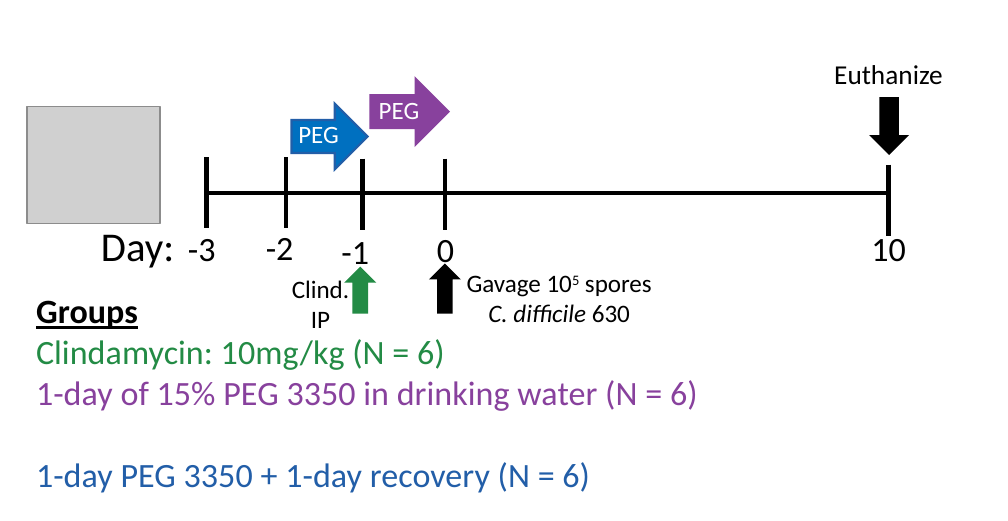
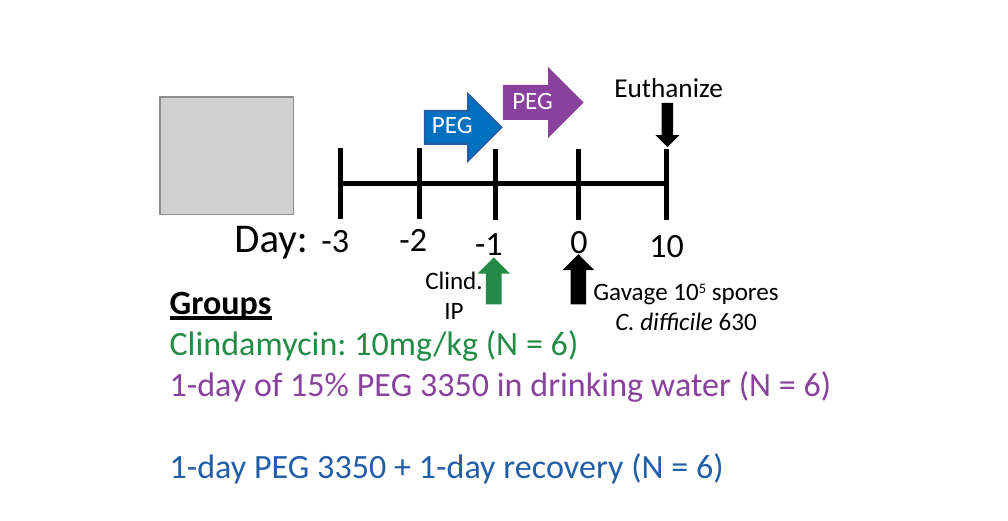
Before and after one commit to SchlossLab/Tomkovich_PEG3350_mSphere_2021, a slide deck: slide 1 of results/figures/1_Day_PEG_Schematic.pptx. Drawn at 1008x521 pixels with LibreOffice and Linux fonts; fonts in the diff are those of the drawing; grey boxes stand for pictures. Boxes give left, top, right and bottom in pixels: in the first picture for what was removed or moved away, otherwise in the second. Text is boxed around its words. In the diff, an @@ line names an element or a change of style, - is before the commit and + after.

```diff
--- a/results/figures/1_Day_PEG_Schematic.pptx
+++ b/results/figures/1_Day_PEG_Schematic.pptx
@@ text "Euthanize": place and size @@
-text "Euthanize" at box(834, 65, 943, 85)
+text "Euthanize" at box(614, 78, 723, 98)
@@ text "PEG": place and size @@
-text "PEG" at box(298, 127, 339, 143)
+text "PEG" at box(512, 93, 553, 109)
@@ down arrow: place and size @@
-down arrow at box(872, 98, 907, 153)
+down arrow at box(657, 104, 676, 146)
@@ line moved from (889, 164) - (889, 236) to (666, 149) - (666, 221) @@
@@ line moved from (207, 193) - (889, 193) to (340, 184) - (666, 184) @@
@@ text "10" rewrapped from box(871, 233, 905, 262) to box(649, 235, 683, 258) @@
@@ 8 texts, 4 down arrows, 4 lines, 1 picture: place and size @@
-8 texts, 4 down arrows, 4 lines, 1 picture at box(26, 78, 698, 493)
+8 texts, 4 down arrows, 4 lines, 1 picture at box(161, 69, 832, 484)
@@ text "Gavage 105 spores C. difficile ...": place and size @@
-text "Gavage 105 spores C. difficile ..." at box(467, 275, 652, 322)
+text "Gavage 105 spores C. difficile ..." at box(593, 283, 779, 330)
```
Also in this commit, not shown: 4 other files.
